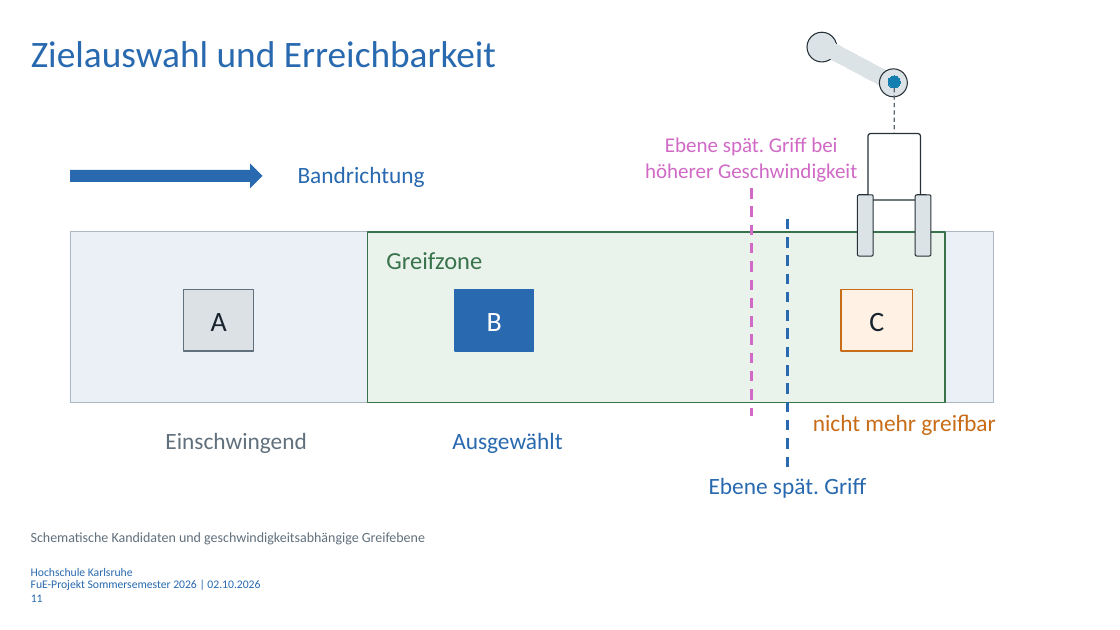
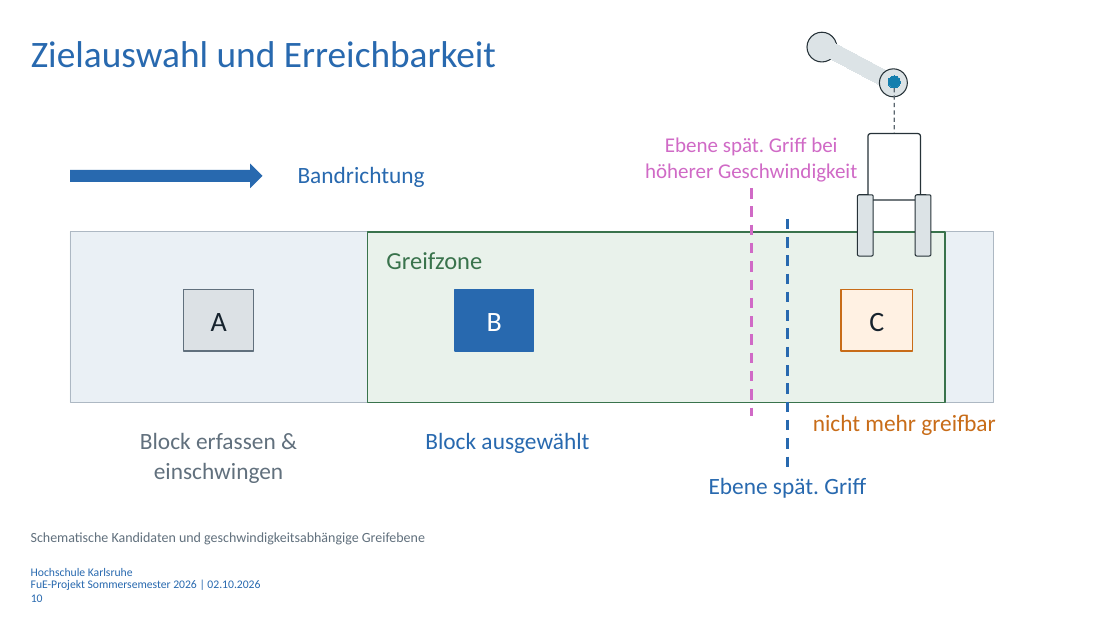
Before and after one commit to Luze212/roboter_tetris, a slide deck: slide 10 of Projektbericht/Presentation/Abschlussprasentation_RoboterTetris_V01_3.pptx (slide 11 before the commit). Drawn at 1120x630 pixels with LibreOffice and Linux fonts; fonts in the diff are those of the drawing; background and template pictures are left out. Boxes give left, top, right and bottom in pixels: in the first picture for what was removed or moved away, otherwise in the second. Text is boxed around its words. In the diff, an @@ line names an element or a change of style, - is before the commit and + after.

```diff
--- a/Projektbericht/Presentation/Abschlussprasentation_RoboterTetris_V01_3.pptx
+++ b/Projektbericht/Presentation/Abschlussprasentation_RoboterTetris_V01_3.pptx
@@ text at [140, 433, 283, 483]: text changed @@
-Einschwingend
+Block erfassen & einschwingen
@@ text at [425, 432, 589, 453]: text changed @@
-Ausgewählt
+Block ausgewählt
@@ page number at [31, 594, 43, 602]: text changed @@
-11
+10
```
Also in this commit, not shown: 10 other slides changed, 2 slides added, 3 other files.
